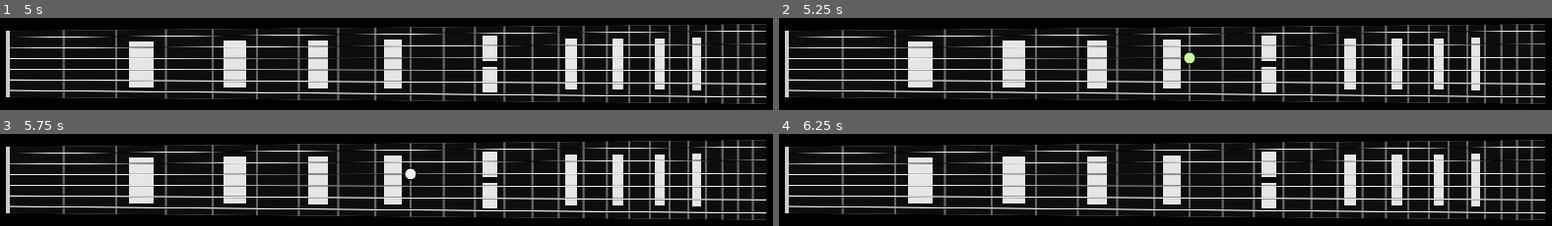
Above: before the commit, frames 1-4 (two rows, left to right).
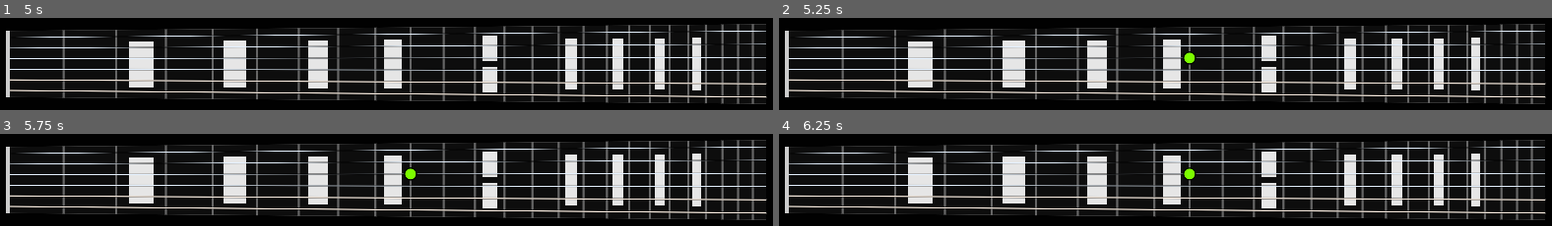
Above: after the commit, the same moments.

Repository: alexander-smoktal/guitar-master
Game: Godot game, scene res://Fretboard/FretboardScene.tscn
Two runs of this game, one before a commit and one after it. Both use one fixed random seed, a clock stepped at 60 frames per second and the inputs below.
Inputs (mouse positions are in pixels of both pictures, inside the frame that each line leads up to):
- Up to frame 1 (5 s): tap Enter at 0.5, 2, 3.5 s; move the mouse to (556, 41) at 0.52 s; click (556, 41) at 0.67 s; tap Space at 1.25, 2.75, 4.25 s; move the mouse to (231, 86) at 1.27 s; click (231, 86) at 1.42 s; move the mouse to (outside the picture) at 2.02 s; click (outside the picture) at 2.17 s; move the mouse to (outside the picture) at 2.77 s; click (outside the picture) at 2.92 s; move the mouse to (outside the picture) at 3.52 s; click (outside the picture) at 3.67 s; move the mouse to (outside the picture) at 4.27 s; click (outside the picture) at 4.42 s
- Up to frame 2 (5.25 s): move the mouse to (1204, 64) at 5.02 s; click (1204, 64) at 5.17 s
- Up to frame 3 (5.75 s): no input
- Up to frame 4 (6.25 s): move the mouse to (outside the picture) at 5.77 s; click (outside the picture) at 5.92 s

Frame 1 is identical in both runs. In frame 2, 0.2% of the frame differs, in the area x 52-54%, y 37-50%; in frame 3, 0.1%; in frame 4, 0.1%.

Commit message:
Add blink note method to Fretboard

Diff:
--- a/Fretboard/Fretboard.gd
+++ b/Fretboard/Fretboard.gd
@@ -21,9 +21,6 @@
 # Polygon which we use to highlight mouse position event if mouse is out of the fretboard boundaries
 var out_of_bounds_polygon: PackedVector2Array
 
-var inlay_texture: Texture2D = load("res://Sprites/common_inlay.png")
-var twelve_inlay_texture: Texture2D = load("res://Sprites/12_inlay.png")
-
 # Current
 var current_note: DataTypes.HighlightedNote
 var highlights: Array[NoteHighlight]
@@ -32,8 +29,32 @@
 
 # Highlight note with a dot
 func highlight_note(string: int, fret: int, color: Color):
+    # convert to intenal string
+    var self_string = 6 - string
+
+    var intersection = Geometry2D.line_intersects_line(
+        self.frets[fret].top_point,
+        Vector2(0, 1),
+        self.strings[self_string].left_point,
+        self.strings[self_string].right_point - self.strings[self_string].left_point)
+
+    var node_highlight = NoteHighlight.new(color, NoteHighlight.HighLightType.PERSISTENT)
+    node_highlight.set_position(intersection)
+    self.add_child(node_highlight)
+
+# Highlight note with a dot
+func blink_note(string: int, fret: int, color: Color):
+    # convert to intenal string
+    var self_string = 6 - string
+
+    var intersection = Geometry2D.line_intersects_line(
+        self.frets[fret].top_point,
+        Vector2(0, 1),
+        self.strings[self_string].left_point,
+        self.strings[self_string].right_point - self.strings[self_string].left_point)
+
     var node_highlight = NoteHighlight.new(color, NoteHighlight.HighLightType.BLINK)
-    node_highlight.set_position(current_note.position())
+    node_highlight.set_position(intersection)
     self.add_child(node_highlight)
 
 # Called when the node enters the scene tree for the first time.
--- a/Fretboard/TunedFretboard.gd
+++ b/Fretboard/TunedFretboard.gd
@@ -26,4 +26,4 @@
     if test_scale.contains_note(clicked_note):
         self.visual_fretboard.highlight_note(string, fret, GlobalColors.COLOR_OK)
     else:
-        self.visual_fretboard.highlight_note(string, fret, GlobalColors.COLOR_ERROR)
+        self.visual_fretboard.blink_note(string, fret, GlobalColors.COLOR_ERROR)
